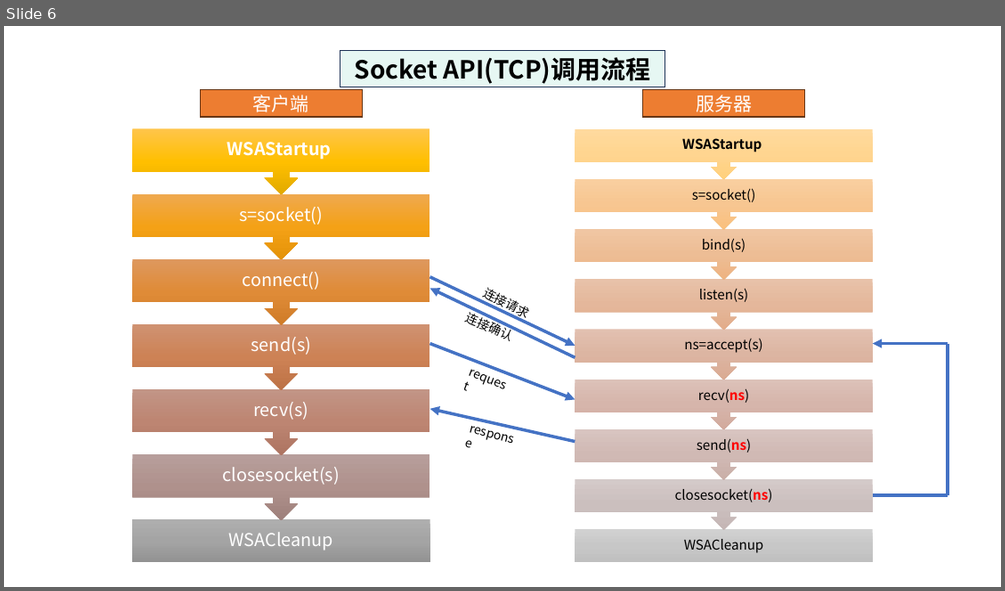
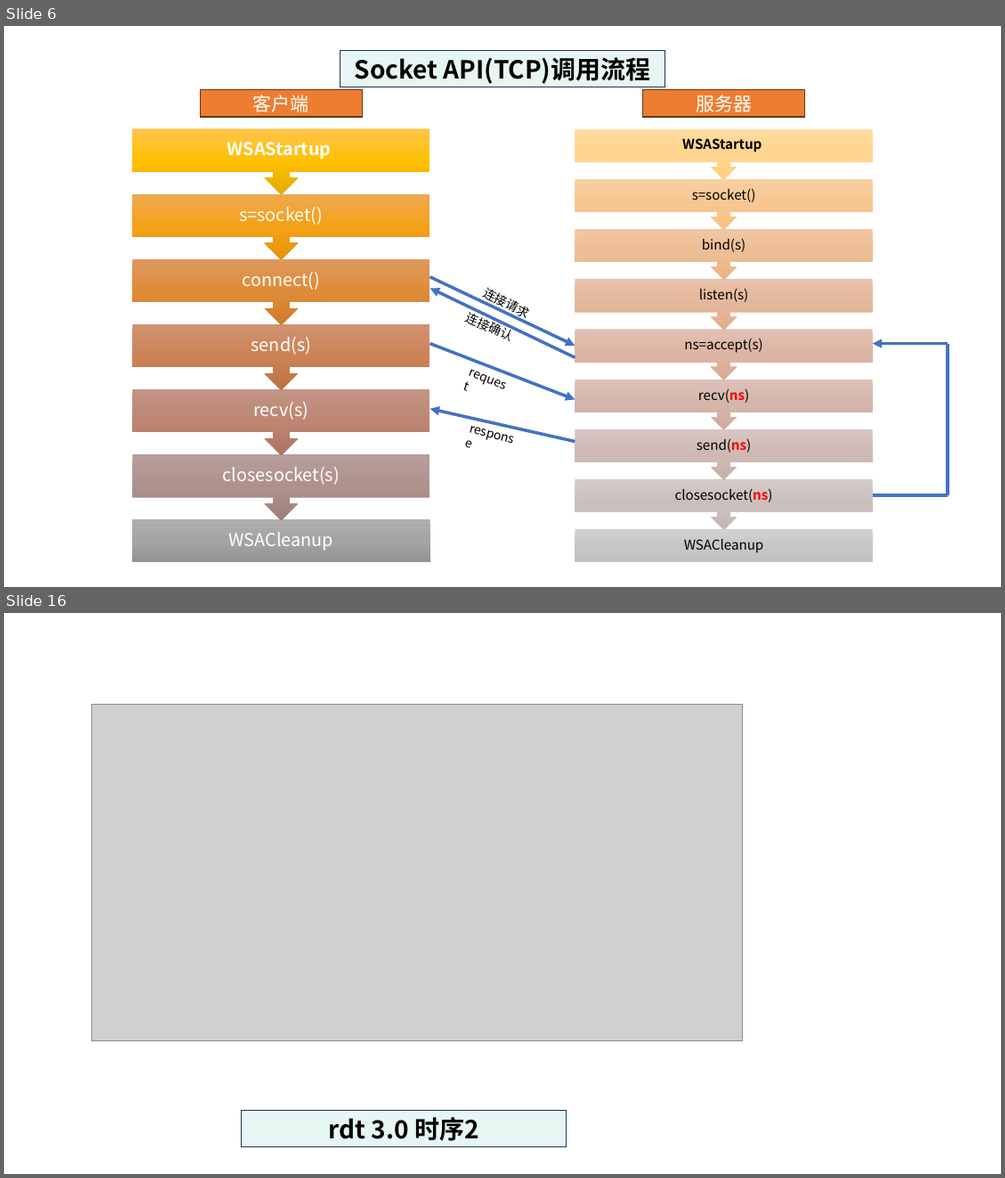
Before and after one commit to guofei9987/a, a slide deck: computer/network/计算机网络-素材.pptx. Shown one above the other, each under a label of ours: slide 6 before the commit, slides 6 and 16 after it; the slides between them are not shown. The pictures are 1005x591 and 1005x1178 pixels, drawn with LibreOffice and Linux fonts; fonts in the diff are those of the drawing; grey boxes stand for pictures. Boxes give left, top, right and bottom in pixels: in the first picture for what was removed or moved away, otherwise in the second. Text is boxed around its words. In the diff, an @@ line names an element or a change of style, - is before the commit and + after.

```diff
--- a/computer/network/计算机网络-素材.pptx
+++ b/computer/network/计算机网络-素材.pptx
@@ slide 16 added at box(4, 613, 1001, 1174), background #FFFFFF @@
@@ picture added at box(91, 705, 742, 1041) @@
@@ rectangle added at box(242, 1111, 567, 1146), fill #E6F7F3, outline #1E3256 1 pt, 24 pt, text #000000, bold @@
+rdt 3.0 时序2
```
Also in this commit, not shown: 12 other slides added, 10 other files.
